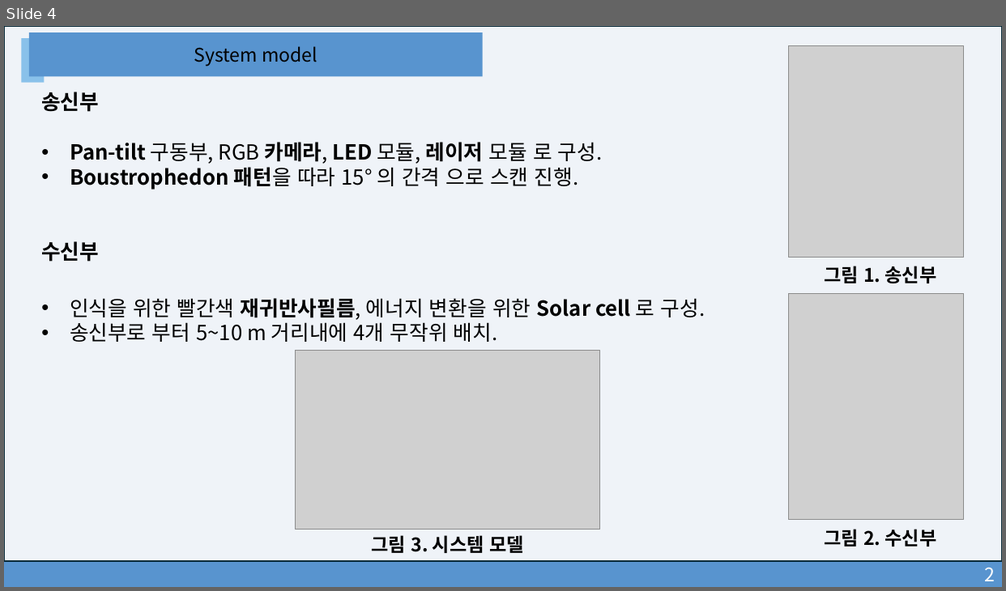
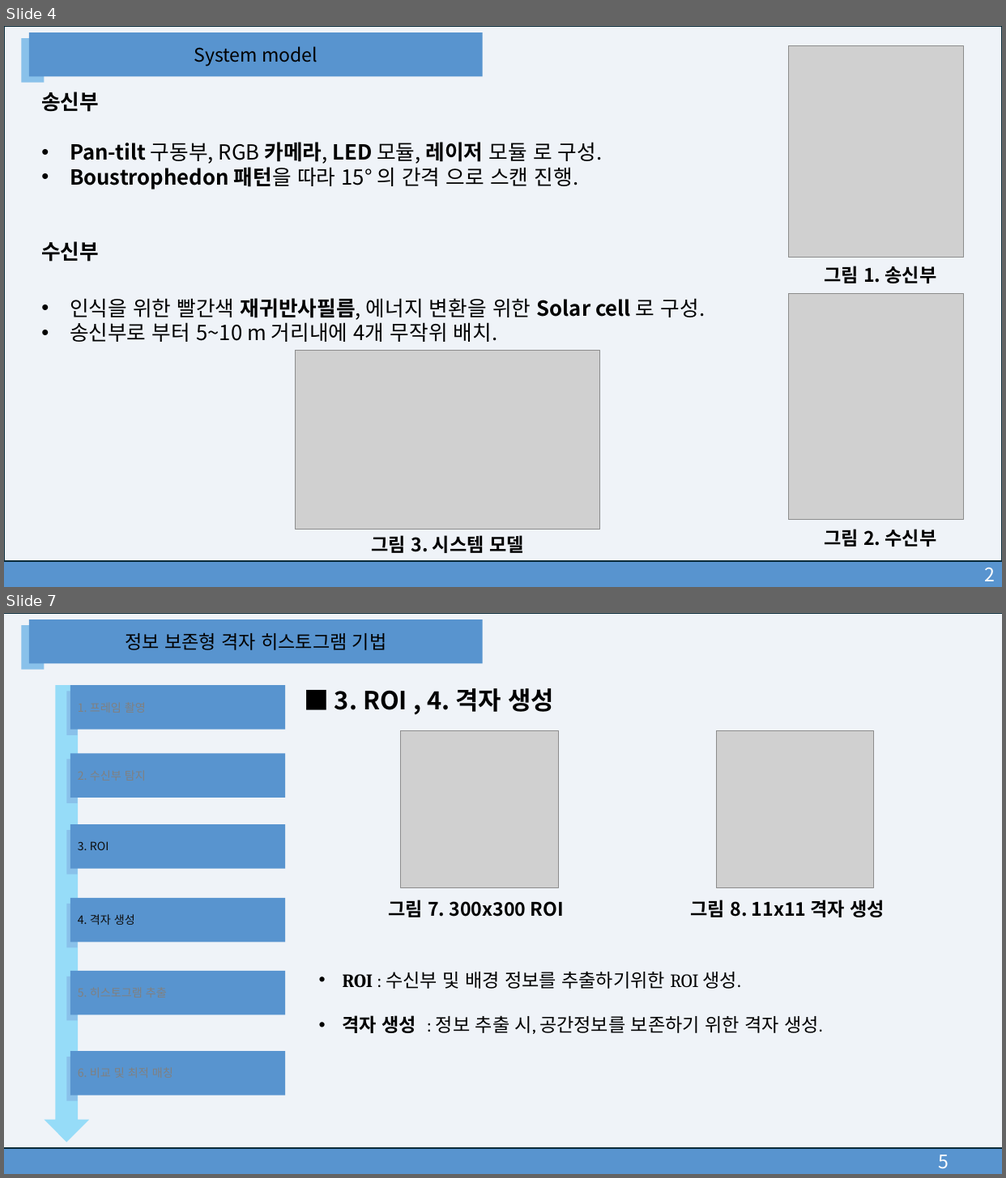
Before and after one commit to leontnhaps/DLC_system_model, a slide deck: Docs/광무선 전력 전송을 위한 Pan-Tilt 카메라 스캔 시스템에서 다중 객체 추적기법.pptx. Shown one above the other, each under a label of ours: slide 4 before the commit, slides 4 and 7 after it; the slides between them are not shown. The pictures are 1006x591 and 1006x1178 pixels, drawn with LibreOffice and Linux fonts; fonts in the diff are those of the drawing; grey boxes stand for pictures. Boxes give left, top, right and bottom in pixels: in the first picture for what was removed or moved away, otherwise in the second. Text is boxed around its words. In the diff, an @@ line names an element or a change of style, - is before the commit and + after.

```diff
--- a/Docs/광무선 전력 전송을 위한 Pan-Tilt 카메라 스캔 시스템에서 다중 객체 추적기법.pptx
+++ b/Docs/광무선 전력 전송을 위한 Pan-Tilt 카메라 스캔 시스템에서 다중 객체 추적기법.pptx
@@ slide 7 added at box(4, 613, 1002, 1174), background #FFFFFF @@
@@ rectangle added at box(4, 613, 1002, 1148), fill #EFF3F8, outline #092A39 1.5 pt @@
@@ rectangle added at box(21, 625, 44, 669), fill #89C1EA @@
@@ rectangle added at box(28, 619, 483, 664), fill #5894CF, 18 pt, text #000000 @@
+정보 보존형 격자 히스토그램 기법
@@ down arrow added at box(44, 686, 89, 1143), fill #96DCF8 @@
@@ rectangle added at box(67, 691, 78, 735), fill #89C1EA @@
@@ rectangle added at box(70, 686, 286, 730), fill #5894CF @@
@@ text added at box(334, 688, 554, 712), 24 pt, text #000000, bold @@
+■ 3. ROI , 4. 격자 생성
@@ rectangle added at box(70, 754, 286, 798), fill #5894CF @@
@@ rectangle added at box(67, 759, 78, 803), fill #89C1EA @@
@@ rectangle added at box(67, 830, 78, 875), fill #89C1EA @@
@@ rectangle added at box(70, 824, 286, 868), fill #5894CF, 11 pt, text #0D0D0D @@
+3. ROI
@@ rectangle added at box(67, 904, 78, 948), fill #89C1EA @@
@@ rectangle added at box(70, 898, 286, 943), fill #5894CF, 11 pt, text #0D0D0D @@
+4. 격자 생성
@@ group added at box(388, 730, 885, 918): 2 pictures, 2 texts @@
+그림 7. 300x300 ROI
+그림 8. 11x11 격자 생성
@@ rectangle added at box(67, 977, 78, 1021), fill #89C1EA @@
@@ rectangle added at box(70, 971, 286, 1015), fill #5894CF @@
@@ text added at box(343, 971, 822, 1034), 18 pt, text #000000 @@
+• ROI : 수신부 및 배경 정보를 추출하기위한 ROI 생성.
+• 격자 생성 : 정보 추출 시, 공간정보를 보존하기 위한 격자 생성.
@@ rectangle added at box(67, 1057, 78, 1101), fill #89C1EA @@
@@ rectangle added at box(70, 1051, 286, 1095), fill #5894CF @@
@@ rectangle added at box(4, 1148, 1002, 1174), fill #5894CF, 18 pt, text #FFFFFF @@
+5
```
Also in this commit, not shown: 5 slides changed, 3 other slides added, 3 slides removed, 2 other files.
